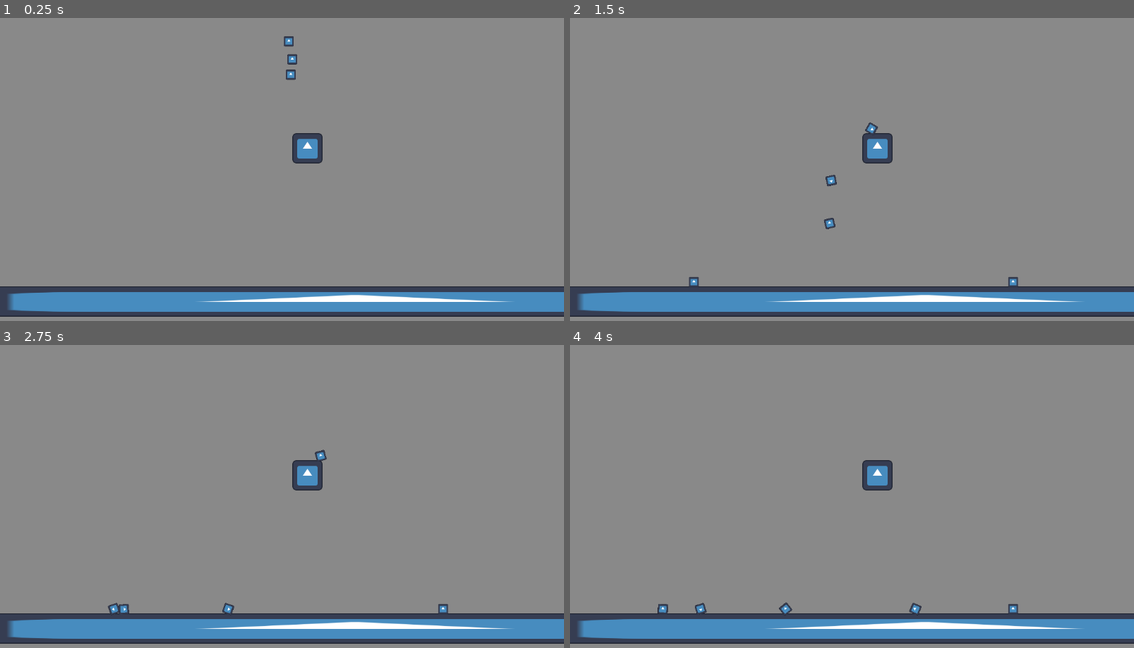
Above: before the commit, frames 1-4 (two rows, left to right).
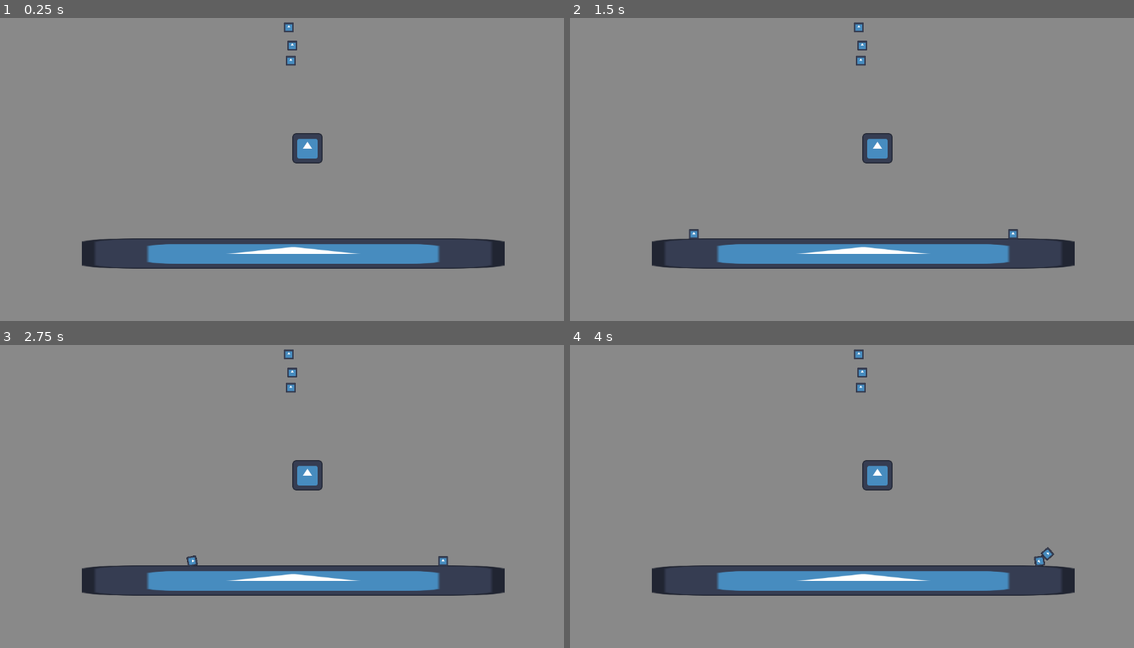
Above: after the commit, the same moments.

Repository: jluini/turtle_island
Game: Godot game, scene res://game.tscn
Two runs of this game, one before a commit and one after it. Both use one fixed random seed, a clock stepped at 60 frames per second and the inputs below. The engine's default icon, where the game draws it, is replaced by a stand-in: a white triangle on a blue panel in a dark square.
Inputs:
- Up to frame 1 (0.25 s): no input
- Up to frame 2 (1.5 s): tap Enter (ui_accept) at 0.5, 0.77 s; hold Right (ui_right) 0.53-1.28 s; hold Left (ui_left) from 1.28 s (still down)
- Up to frame 3 (2.75 s): tap Enter (ui_accept) at 1.52 s; release Left (ui_left) at 2.03 s; hold Right (ui_right) from 2.03 s (still down)
- Up to frame 4 (4 s): tap Enter (ui_accept) at 3.02, 3.77 s; release Right (ui_right) at 3.53 s; hold Left (ui_left) from 3.53 s (still down)

The runs differ from the first frame. In frame 1, 18% of the frame differs, in the area x 0-100%, y 1-99%; in frame 2, 18%; in frame 3, 18%; in frame 4, 18%.

Commit message:
Alternar turnos

Diff:
--- a/ball.gd
+++ b/ball.gd
@@ -1 +1,12 @@
 extends RigidBody2D
+
+@export var dir = 0
+
+func _integrate_forces(state: PhysicsDirectBodyState2D) -> void:
+	# print(dir)
+	if dir > 0:
+
+		apply_torque(-10000)
+	elif dir < 0:
+
+		apply_torque(+10000)
--- a/game.gd
+++ b/game.gd
@@ -15,11 +15,19 @@
 
 ###
 
+var local_player = preload("res://local_player.gd")
+
+###
+
 var state : State
+var turn = 0
+var players = []
+var current_player = null
 
 ###
 
 func _ready() -> void:
+	%timer.connect("timeout", _on_timer_timeout)
 	set_state(State.NO_GAME)
 
 func set_state(new_state):
@@ -34,11 +42,30 @@
 				set_state(State.STARTING)
 				_start_simulation()
 		State.PLAYING:
-			pass
+			if event.is_action_pressed("ui_left"):
+				current_player.going_left()
+			elif event.is_action_pressed("ui_right"):
+				current_player.going_right()
+			elif event.is_action_released("ui_left"):
+				current_player.standing_still()
+			elif event.is_action_released("ui_right"):
+				current_player.standing_still()
 
 
 
+# Signal handlers
 
+func _on_timer_timeout():
+	match state:
+		State.PLAYING:
+			current_player.standing_still()
+			set_state(State.WAITING)
+
+			%timer.start()
+		State.WAITING:
+			turn = (turn % 2) + 1
+			current_player = players[turn - 1]
+			_continue_game()
 
 
 func _check_sleeping(source):
@@ -54,9 +81,28 @@
 			break
 
 	if not is_moving:
+		print("DONE ", source.name)
 		match state:
 			State.STARTING:
-				set_state(State.PROCESSING)
+				_start_game()
+	else:
+		print("---- ", source.name)
+
+func _start_game():
+	turn = 1
+	current_player = players[turn - 1]
+	_continue_game()
+
+func _continue_game():
+	if _game_goes_on():
+		set_state(State.PLAYING)
+		%timer.start()
+	else:
+		pass # TODO
+
+func _game_goes_on():
+	return true # TODO
+
 
 func _start_simulation():
 	for child in %simulation.get_node("map").get_children():
@@ -72,9 +118,16 @@
 
 	%simulation.get_node("map").add_child(scenario)
 
-	add_a_turtle(scenario.get_node('spawn0').position, "turtle1")
-	add_a_turtle(scenario.get_node('spawn1').position, "turtle2")
+	# TODO: delete old players
 
+	var player1 = local_player.new()
+	player1.units.append(add_a_turtle(scenario.get_node('spawn0').position, "turtle1"))
+
+	var player2 = local_player.new()
+	player2.units.append(add_a_turtle(scenario.get_node('spawn1').position, "turtle2"))
+
+	players.append(player1)
+	players.append(player2)
 
 func add_a_turtle(position, name):
 	var new_turtle = player.instantiate()
--- a/game.tscn
+++ b/game.tscn
@@ -32,3 +32,8 @@
 [node name="map" parent="simulation/map" instance=ExtResource("1_80nbo")]
 
 [node name="units" type="Node2D" parent="simulation"]
+
+[node name="timer" type="Timer" parent="."]
+unique_name_in_owner = true
+wait_time = 2.0
+one_shot = true
--- /dev/null
+++ b/local_player.gd
@@ -0,0 +1 @@
+extends Player
--- a/map.tscn
+++ b/map.tscn
@@ -6,8 +6,8 @@
 [node name="map" type="Node2D"]
 
 [node name="rectangle" parent="." instance=ExtResource("1_c7s6e")]
-position = Vector2(725, 598)
-scale = Vector2(100, 3)
+position = Vector2(599, 500)
+scale = Vector2(42.205, 3)
 
 [node name="rectangle2" parent="." instance=ExtResource("1_c7s6e")]
 position = Vector2(628, 285)
@@ -23,9 +23,15 @@
 
 [node name="ball" parent="dynamic_objects" instance=ExtResource("1_wijl4")]
 position = Vector2(594, 106)
+sleeping = true
+freeze = true
 
 [node name="ball2" parent="dynamic_objects" instance=ExtResource("1_wijl4")]
 position = Vector2(597, 75)
+sleeping = true
+freeze = true
 
 [node name="ball3" parent="dynamic_objects" instance=ExtResource("1_wijl4")]
 position = Vector2(590, 38)
+sleeping = true
+freeze = true
--- /dev/null
+++ b/player.gd
@@ -0,0 +1,24 @@
+extends Node
+
+class_name Player
+
+@export var units = []
+
+func standing_still():
+	set_dir(0)
+
+func going_left():
+	# print("going_left")
+	set_dir(+1)
+
+
+func going_right():
+	# print("going_right")
+	set_dir(-1)
+
+func set_dir(new_dir):
+	# print(units[0].dir, " -> ", new_dir)
+	units[0].dir = new_dir
+
+	if new_dir != 0:
+		units[0].sleeping = false
Not shown, added: local_player.gd.uid
Not shown, added: player.gd.uid
